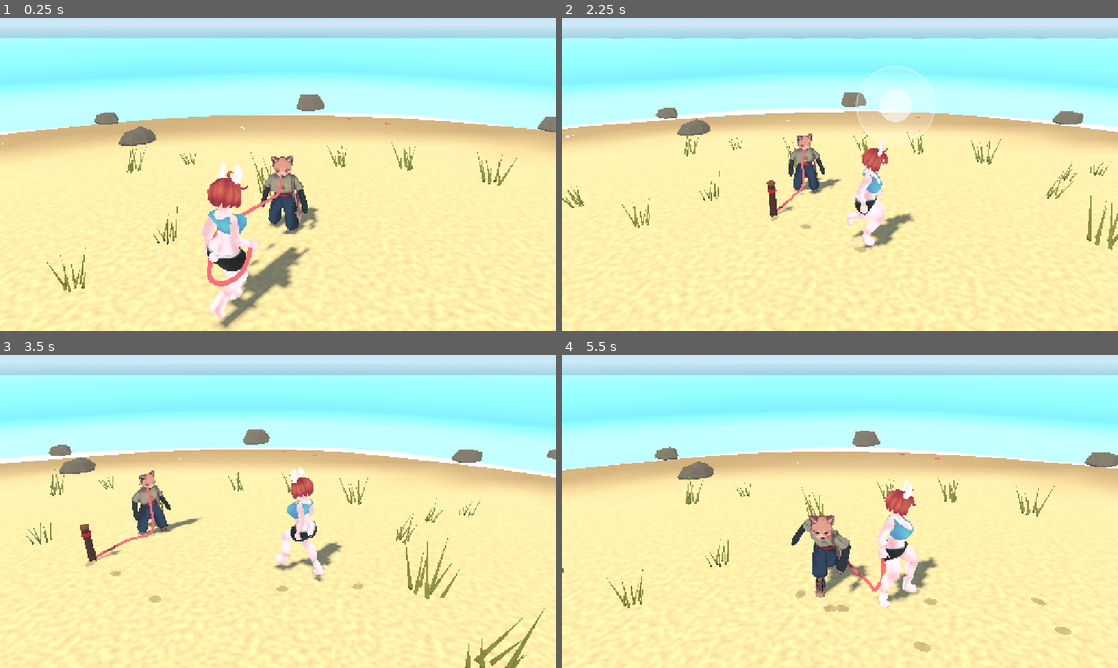
Above: before the commit, frames 1-4 (two rows, left to right).
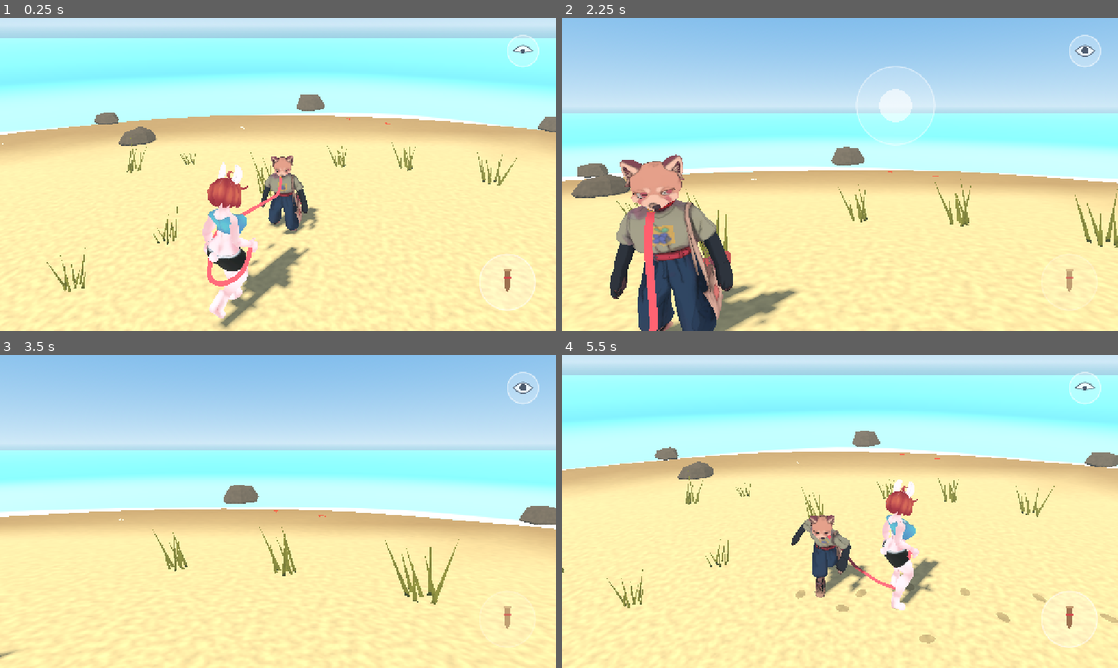
Above: after the commit, the same moments.

Repository: MrKrob00/Animal-Walk
Game: Godot game, scene res://scenes/main.tscn
The game is run twice, just before and just after one commit, with the same random seed, the same clock (stepped at 60 frames per second) and the same inputs.
Inputs (mouse positions are in pixels of both pictures, inside the frame that each line leads up to):
- Up to frame 1 (0.25 s): no input
- Up to frame 2 (2.25 s): move the mouse to (962, 158) at 0.52 s; hold D (move_right) 0.53-1.25 s; hold Space (act) 0.53-1.25 s; click (962, 158) at 0.67 s; tap Shift (run) at 0.8 s; drag from (728, 190) to (812, 237) at 1.27 s; move the mouse to (895, 105) at 2.02 s; hold D (move_right) from 2.03 s (still down); hold V (view, bound only after the commit) from 2.03 s (still down); click (895, 105) at 2.17 s
- Up to frame 3 (3.5 s): tap Space (act) at 2.3 s; release D (move_right) at 2.75 s; release V (view, bound only after the commit) at 2.75 s; drag from (250, 574) to (111, 464) at 2.77 s
- Up to frame 4 (5.5 s): move the mouse to (1006, 558) at 3.52 s; hold A (move_left) 3.53-4.25 s; hold Shift (run) 3.53-4.25 s; click (1006, 558) at 3.67 s; tap V (view, bound only after the commit) at 3.8 s; drag from (673, 464) to (756, 433) at 4.27 s; move the mouse to (867, 511) at 5.02 s; hold S (move_down) from 5.03 s (still down); hold Shift (run) from 5.03 s (still down); tap E at 5.1 s; click (867, 511) at 5.17 s

The runs differ from the first frame. In frame 1, 0.5% of the frame differs, in the area x 86-97%, y 5-94%; in frame 2, 63%, in the area x 0-100%, y 0-100%; in frame 3, 58%; in frame 4, 2.9%.

Commit message:
First / third person switch; the on-screen buttons appear again
Co-Authored-By: Claude Opus 5.5 <noreply@anthropic.com>
Claude-Session: https://claude.ai/code/session_01Lbjh88uP794iDp2E8yqCqj

Diff:
--- a/scripts/action_button.gd
+++ b/scripts/action_button.gd
@@ -18,8 +18,10 @@
 	mouse_filter = Control.MOUSE_FILTER_IGNORE
 
 
+## (From the screen's size: this control's own size stays 0 under the CanvasLayer, which put the
+## button off the screen.)
 func center() -> Vector2:
-	return size - Vector2(MARGIN + RADIUS, MARGIN + RADIUS)
+	return get_viewport_rect().size - Vector2(MARGIN + RADIUS, MARGIN + RADIUS)
 
 
 func _input(event: InputEvent) -> void:
--- a/scripts/actor.gd
+++ b/scripts/actor.gd
@@ -12,6 +12,7 @@
 	# Her T-posed model with a clean skeleton (tools/tpose_bunny.gd makes it from the Sketchfab file).
 	"path": "res://assets/chobby_tpose.glb", "height": 1.6, "sole": 0.032,
 	"soft_press": true,   # lying down, her chest, belly and thighs give against the ground (per vertex)
+	"eye": Vector3(0, 0.10, 0.125),   # first person: from her head bone (measured on her face)
 	"walk": 1.5, "run": 3.4, "stride": 1.45, "run_stride": 2.5, "radius": 0.3,
 	# Her top and shorts take the skin's bone weights, so no gap opens when the chest moves.
 	# The leash lies over these instead of passing through: [from bone, to bone, radius m, reach past "to" m].
@@ -67,6 +68,7 @@
 ## TOFU: the red panda on the leash (rig made by tools/blender/rig_tofu.py).
 const TOFU := {
 	"path": "res://assets/tofu_rigged.glb", "height": 1.1,
+	"eye": Vector3(0, 0.09, 0.03),   # first person: from its head bone (back from its long snout, so the collar shows below)
 	"walk": 1.6, "run": 3.8, "stride": 1.1, "run_stride": 2.0, "radius": 0.25,
 	"bones": {
 		"pelvis": "hips", "spine": ["spine", "chest"], "neck": "neck", "head": "head",
@@ -105,6 +107,7 @@
 var face_target := Vector3.INF   ## when set, faces this point instead of the motion
 var extra_lean := 0.0
 var _press := []             ## soft-skin materials (SoftPress), when the character has them
+var head_hidden := false     ## first person: the head (and all it carries) shrunk away
 var _model: Node3D
 var _fit_scale := 1.0
 
@@ -180,6 +183,27 @@
 		if n.contains("foot") or n.contains("toe"):
 			y = minf(y, (_model.global_transform.affine_inverse() * (skeleton.global_transform * skeleton.get_bone_global_pose(i)).origin).y)
 	return y
+
+
+const HEAD_TUCK := 0.12   ## share of the height below the neck a hidden head is put away
+var _eye := Vector3.INF
+
+
+## Where the eyes are (world): `data.eye` (metres, character space: up, forward) from the head
+## bone, turned as the head is turned (as of the last `animate`, before a hidden head is put away).
+func eye_position() -> Vector3:
+	return _eye if _eye != Vector3.INF else _eye_now()
+
+
+func _eye_now() -> Vector3:
+	var hb := Gait.find_bone(skeleton, data.bones.head)
+	if hb < 0:
+		return global_position + Vector3(0, float(data.height) * 0.9, 0)
+	var now := (skeleton.global_transform.basis * skeleton.get_bone_global_pose(hb).basis).orthonormalized()
+	var rest := (skeleton.global_transform.basis * skeleton.get_bone_global_rest(hb).basis).orthonormalized()
+	var turn := now * rest.inverse()
+	var off: Vector3 = data.get("eye", Vector3(0, 0.1, 0.1))
+	return skeleton.global_transform * skeleton.get_bone_global_pose(hb).origin + turn * (body.global_basis.orthonormalized() * off)
 
 
 ## Builds the collar from data.collar on its bone; returns the ring the leash clips to.
@@ -312,6 +336,21 @@
 	gait.lean = lerpf(gait.lean, extra_lean, 1.0 - exp(-6.0 * delta))
 	var landed := gait.update(delta, spd)
 	body.position = gait.body_offset(float(data.height))
+	if skeleton != null:
+		var hb := Gait.find_bone(skeleton, data.bones.head)
+		if hb >= 0:
+			skeleton.set_bone_pose_position(hb, skeleton.get_bone_rest(hb).origin)
+			skeleton.set_bone_pose_scale(hb, Vector3.ONE)
+			_eye = _eye_now()   # where the eyes are, before the head is put away
+			if head_hidden:
+				# Shrunk to a point inside the chest, below the neck: the skin between neck and
+				# head goes in with it, so nothing of the head is left in front of the eyes.
+				var par := skeleton.get_bone_parent(hb)
+				var neck_w := skeleton.global_transform * skeleton.get_bone_global_pose(par if par >= 0 else hb).origin
+				var into := skeleton.global_transform.affine_inverse() * (neck_w - Vector3.UP * HEAD_TUCK * float(data.height))
+				var par_pose := skeleton.get_bone_global_pose(par) if par >= 0 else Transform3D.IDENTITY
+				skeleton.set_bone_pose_position(hb, par_pose.affine_inverse() * into)
+				skeleton.set_bone_pose_scale(hb, Vector3.ONE * 0.001)
 	if not _press.is_empty():
 		var k := smoothstep(0.0, 1.0, gait.crawl)
 		for m in _press:
--- a/scripts/camera_rig.gd
+++ b/scripts/camera_rig.gd
@@ -6,6 +6,10 @@
 ##          fingers to come closer or move away. The left part is the walking stick.
 ##   PC:    drag with the right mouse button (or the left one on the right part) to turn; the
 ##          wheel zooms.
+## First person (a button, or V): the camera sits at the eyes of the character you steer, whose
+## head is hidden so it never gets in the way; the head turns after the view only partly (the
+## eyes do the rest), so looking down shows the bunny's chest or TOFU's collar without breaking
+## a neck.
 ## Walking is relative to the camera: the stick's "up" goes away from the camera.
 
 const FOV := 50.0
@@ -27,6 +31,12 @@
 var button: Control      ## the action button (its touches are not for the camera)
 var stick_zone := 0.6    ## left share of the screen that belongs to the walking stick
 
+var buttons: Array = []  ## more on-screen buttons whose touches are not for the camera
+var first_person := false
+var look := -0.2         ## first person: up (+) / down (-) from the horizon, radians
+const LOOK_MIN := -1.45  ## first person: furthest down (her chest shows; the neck turns only part of it)
+const LOOK_MAX := 0.9
+var _hidden_on: Node3D   ## whose head is hidden (first person)
 var yaw := 0.0           ## round the character; 0 looks toward -Z (the sea at the start)
 var pitch := PITCH
 var distance := DISTANCE
@@ -72,7 +82,22 @@
 
 func turn(dx: float, dy: float) -> void:
 	yaw -= dx * TURN
-	pitch = clampf(pitch + dy * TURN, MIN_PITCH, MAX_PITCH)
+	if first_person:
+		look = clampf(look - dy * TURN, LOOK_MIN, LOOK_MAX)
+	else:
+		pitch = clampf(pitch + dy * TURN, MIN_PITCH, MAX_PITCH)
+
+
+## Switches between third person and the eyes of the character being steered.
+func toggle_first_person() -> void:
+	set_first_person(not first_person)
+
+
+func set_first_person(on: bool) -> void:
+	first_person = on
+	look = -0.2
+	camera.near = 0.03 if on else 0.05
+	_show_head()
 
 
 func zoom_by(factor: float) -> void:
@@ -120,8 +145,9 @@
 ## button), or anywhere once the walking stick is already held.
 func _owns(p: Vector2) -> bool:
 	var size := get_viewport().get_visible_rect().size
-	if button != null and button.has_method("center") and p.distance_to(button.center()) <= ActionButton.RADIUS * 1.2:
-		return false
+	for b in [button] + buttons:
+		if b != null and b.has_method("center") and p.distance_to(b.center()) <= float(b.get("RADIUS")) * 1.2:
+			return false
 	return p.x >= size.x * stick_zone or _stick_held()
 
 
@@ -149,6 +175,33 @@
 	position = position.lerp(_focus(), 1.0 - exp(-6.0 * delta))
 	distance = lerpf(distance, _zoom, 1.0 - exp(-10.0 * delta))
 	_place_camera()
+	if first_person and target.has_method("eye_position"):
+		_show_head()
+		var eye: Vector3 = target.eye_position()
+		_fp_at = _fp_at.lerp(eye, 1.0 - exp(-25.0 * delta)) if _fp_ready else eye   # smooths the head's jitter
+		_fp_ready = true
+		camera.global_transform = Transform3D(Basis(Vector3.UP, yaw) * Basis(Vector3.RIGHT, look), _fp_at)
+		if "gait" in target:
+			target.gait.view_dir = -camera.global_basis.z
+	else:
+		_fp_ready = false
+
+
+var _fp_ready := false
+var _fp_at := Vector3.ZERO
+
+
+## First person: the steered character's head is hidden (so it never blocks the eyes); everyone
+## else shows theirs; its head stops following the view.
+func _show_head() -> void:
+	var who: Node3D = target if first_person else null
+	if _hidden_on != null and is_instance_valid(_hidden_on) and _hidden_on != who:
+		_hidden_on.set("head_hidden", false)
+		if "gait" in _hidden_on:
+			_hidden_on.gait.view_dir = Vector3.INF
+	if who != null and "head_hidden" in who:
+		who.set("head_hidden", true)
+	_hidden_on = who
 
 
 func _place_camera() -> void:
--- a/scripts/gait.gd
+++ b/scripts/gait.gd
@@ -14,6 +14,8 @@
 var phase := 0.0
 var lean := 0.0            ## extra whole-body lean, radians: + forward, - back (being dragged)
 var look_target := Vector3.INF   ## world point the head turns to (Vector3.INF: look around)
+var view_dir := Vector3.INF      ## first person: where the camera looks (world); the head follows it partly
+var _view_pitch := 0.0
 var hold_target := Vector3.INF   ## world point the right hand reaches to (the leash), or INF
 var hold_pull := 0.0       ## 0..1: how hard the leash pulls the hand
 var speed := 0.0           ## smoothed speed used for the pose, m/s
@@ -266,6 +268,12 @@
 	var head_yaw := _look.step(look, delta, 4.0, 0.9)
 	var nod := (0.035 * w * cos(phase * 2.0) - 0.1 * r * w + 0.03 * sin(_time * 0.5) * idle) * loco - 0.25 * hm
 	nod += 0.16 * ft + 0.06 * ft * sin(phase * 2.0) + 0.2 * st - 0.42 * wd   # droops, bobs; looks up when bent over
+	# First person: the head tips after the view, but only so far (the eyes do the rest).
+	var want_pitch := 0.0
+	if view_dir != Vector3.INF:
+		want_pitch = clampf(-asin(clampf(view_dir.normalized().y, -1.0, 1.0)) * 0.55, -0.35, 0.6)
+	_view_pitch = lerpf(_view_pitch, want_pitch, 1.0 - exp(-8.0 * delta))
+	nod += _view_pitch
 	_pose(_one("neck"), nod * 0.4, head_yaw * 0.4 + p_yaw * 0.1, 0.0)
 	_pose(_one("head"), nod * 0.6, head_yaw * 0.6 + p_yaw * 0.05, -p_roll * 0.3)
 
@@ -517,6 +525,9 @@
 
 
 func _look_yaw() -> float:
+	if view_dir != Vector3.INF and _body != null:
+		var v := _body.global_basis.inverse() * view_dir
+		return clampf(atan2(v.x, v.z), -0.9, 0.9)
 	if look_target != Vector3.INF and _body != null:
 		var l := _body.global_transform.affine_inverse() * look_target
 		return clampf(atan2(l.x, l.z), -0.9, 0.9)
--- a/scripts/main.gd
+++ b/scripts/main.gd
@@ -21,6 +21,7 @@
 var puffs: Puffs
 var joystick: TouchJoystick
 var button: ActionButton
+var view_button: ViewButton
 var camera_rig: CameraRig
 var forced_input := Vector2.ZERO   ## scripted runs (screenshots, tests)
 var forced_run := false
@@ -94,11 +95,15 @@
 	button = ActionButton.new()
 	ui.add_child(button)
 	button.pressed.connect(act)
+	view_button = ViewButton.new()
+	ui.add_child(view_button)
+	view_button.pressed.connect(toggle_view)
 
 	camera_rig = CameraRig.new()
 	camera_rig.target = tofu
 	camera_rig.second = bunny
 	camera_rig.button = button
+	camera_rig.buttons = [view_button]
 	camera_rig.stick_zone = TouchJoystick.ZONE
 	add_child(camera_rig)
 
@@ -106,6 +111,14 @@
 func _unhandled_input(event: InputEvent) -> void:
 	if event.is_action_pressed("act"):
 		act()
+	elif event.is_action_pressed("view"):
+		toggle_view()
+
+
+## Third person <-> the eyes of the one you steer (the player asked for both).
+func toggle_view() -> void:
+	camera_rig.toggle_first_person()
+	view_button.set_first_person(camera_rig.first_person)
 
 
 ## The action button: hammer the stake in, or pull it out when the bunny is next to it.
@@ -177,6 +190,13 @@
 		who.gait.crawling = LowPassages.under(Vector2(who.position.x, who.position.z), passages)
 	# The collar's ring slides round toward the leash, so the rope leaves the neck on its side.
 	tofu.aim_collar(leash.pts[6] if leash.pts.size() > 6 else bunny.position, delta)
+	# First person: the one you steer turns its body to where you look (standing; walking already
+	# goes where you look), so the view never looks out through the back of its head.
+	if camera_rig.first_person:
+		var me: Actor = tofu if rules.steers_tofu() else bunny
+		if me.speed < 0.3:
+			var ax: Array = camera_rig.ground_axes()
+			me.face_target = me.position + (ax[1] as Vector3) * 3.0
 	stake.set_hint(rules.can_pick(bunny.position), _time)
 	button.set_active(rules.steers_tofu() or rules.can_pick(bunny.position))
 
@@ -287,6 +307,7 @@
 		"move_down": [KEY_S, KEY_DOWN],
 		"run": [KEY_SHIFT],
 		"act": [KEY_SPACE, KEY_E],
+		"view": [KEY_V],
 	}
 	for action in keys:
 		if InputMap.has_action(action):
--- /dev/null
+++ b/scripts/view_button.gd
@@ -0,0 +1,59 @@
+class_name ViewButton
+extends Control
+## Small round on-screen button (top right) that switches the camera between third person and
+## the eyes (first person). An eye drawn in code; emits `pressed`.
+
+signal pressed
+
+const RADIUS := 36.0
+const MARGIN := 40.0
+
+var first_person := false   ## drawn: the eye open in first person
+var _finger := -1
+var _down := false
+
+
+func _ready() -> void:
+	set_anchors_preset(Control.PRESET_FULL_RECT)
+	mouse_filter = Control.MOUSE_FILTER_IGNORE
+
+
+func center() -> Vector2:
+	return Vector2(get_viewport_rect().size.x - MARGIN - RADIUS, MARGIN + RADIUS)   # the screen's size: this control's stays 0
+
+
+func _input(event: InputEvent) -> void:
+	if event is InputEventScreenTouch:
+		if event.pressed and event.position.distance_to(center()) <= RADIUS * 1.2:
+			_finger = event.index
+			_down = true
+			queue_redraw()
+			get_viewport().set_input_as_handled()
+		elif not event.pressed and event.index == _finger:
+			_finger = -1
+			_down = false
+			queue_redraw()
+			pressed.emit()
+
+
+func set_first_person(on: bool) -> void:
+	first_person = on
+	queue_redraw()
+
+
+func _draw() -> void:
+	var c := center()
+	draw_circle(c, RADIUS * (0.92 if _down else 1.0), Color(1, 1, 1, 0.25))
+	draw_arc(c, RADIUS, 0, TAU, 40, Color(1, 1, 1, 0.55), 3.0, true)
+	# An eye: two arcs for the lids, the iris inside (open in first person, a half-closed lid otherwise).
+	var w := RADIUS * 0.62
+	var lid := PackedVector2Array()
+	for i in 17:
+		var t := float(i) / 16.0
+		lid.append(c + Vector2(lerpf(-w, w, t), -sin(t * PI) * w * 0.55))
+	for i in 17:
+		var t := float(16 - i) / 16.0
+		lid.append(c + Vector2(lerpf(-w, w, t), sin(t * PI) * w * (0.55 if first_person else 0.15)))
+	draw_colored_polygon(lid, Color(1, 1, 1, 0.75))
+	draw_circle(c + Vector2(0, -w * 0.05 if first_person else w * 0.0), w * (0.36 if first_person else 0.22), Color("#3b4a5e", 0.9))
+	draw_polyline(lid, Color("#3b4a5e", 0.8), 2.0, true)
--- /dev/null
+++ b/tests/test_first_person.gd
@@ -0,0 +1,57 @@
+extends SceneTree
+## First / third person (the player asked for a switch): in first person the camera is at the
+## steered character's eyes, its head is hidden (never in the way), looking all the way down tips
+## the head only so far (no broken neck); back in third person the head shows again and the camera
+## is behind; a touch on the view button does not turn the camera.
+
+func _initialize() -> void:
+	_run()
+
+
+func _run() -> void:
+	var main = load("res://scenes/main.tscn").instantiate()
+	root.add_child(main)
+	await process_frame
+	var rig: CameraRig = main.camera_rig
+	var tofu: Actor = main.tofu
+	var hb := Gait.find_bone(tofu.skeleton, Actor.TOFU.bones.head)
+	main.toggle_view()
+	rig.look = 0.0
+	for i in 60:
+		await physics_frame
+	var ahead := _head_tip(tofu, hb)
+	rig.look = CameraRig.LOOK_MIN
+	for i in 60:
+		await physics_frame
+	await process_frame
+	Check.ok(rig.first_person and main.view_button.first_person, "the button switches to first person")
+	Check.ok(rig.camera.global_position.distance_to(tofu.eye_position()) < 0.04, "the camera is at the eyes (%.1f cm off)" % (rig.camera.global_position.distance_to(tofu.eye_position()) * 100))
+	Check.ok(tofu.skeleton.get_bone_pose_scale(hb).x < 0.01, "the head is hidden")
+	var tip := _head_tip(tofu, hb) - ahead
+	Check.ok(tip > 10.0 and tip < 40.0, "looking straight down (%.0f degrees), the head tips %.0f more than looking ahead (the eyes do the rest)" % [-rad_to_deg(CameraRig.LOOK_MIN), tip])
+	var yaw := rig.yaw
+	var e := InputEventScreenTouch.new()
+	e.index = 4
+	e.position = main.view_button.center()
+	e.pressed = true
+	rig._input(e)
+	var d := InputEventScreenDrag.new()
+	d.index = 4
+	d.position = e.position + Vector2(80, 0)
+	d.relative = Vector2(80, 0)
+	rig._input(d)
+	Check.ok(rig.yaw == yaw, "a touch on the view button does not turn the camera")
+	main.toggle_view()
+	for i in 30:
+		await physics_frame
+	await process_frame
+	Check.ok(not rig.first_person and tofu.skeleton.get_bone_pose_scale(hb).x > 0.99, "back in third person the head shows again")
+	Check.ok(rig.camera.global_position.distance_to(tofu.eye_position()) > 1.5, "and the camera is behind again")
+	Check.finish(self)
+
+
+## How far the head is tipped from upright, degrees.
+func _head_tip(a: Actor, hb: int) -> float:
+	var sk := a.skeleton
+	var hu: Vector3 = (sk.global_transform.basis * sk.get_bone_global_pose(hb).basis).orthonormalized() * (sk.get_bone_global_rest(hb).basis.orthonormalized().inverse() * (sk.global_transform.basis.orthonormalized().inverse() * Vector3.UP))
+	return rad_to_deg(hu.angle_to(Vector3.UP))
Not shown, added: scripts/view_button.gd.uid
Not shown, added: tests/test_passages.gd.uid
Not shown, changed: CLAUDE.md
